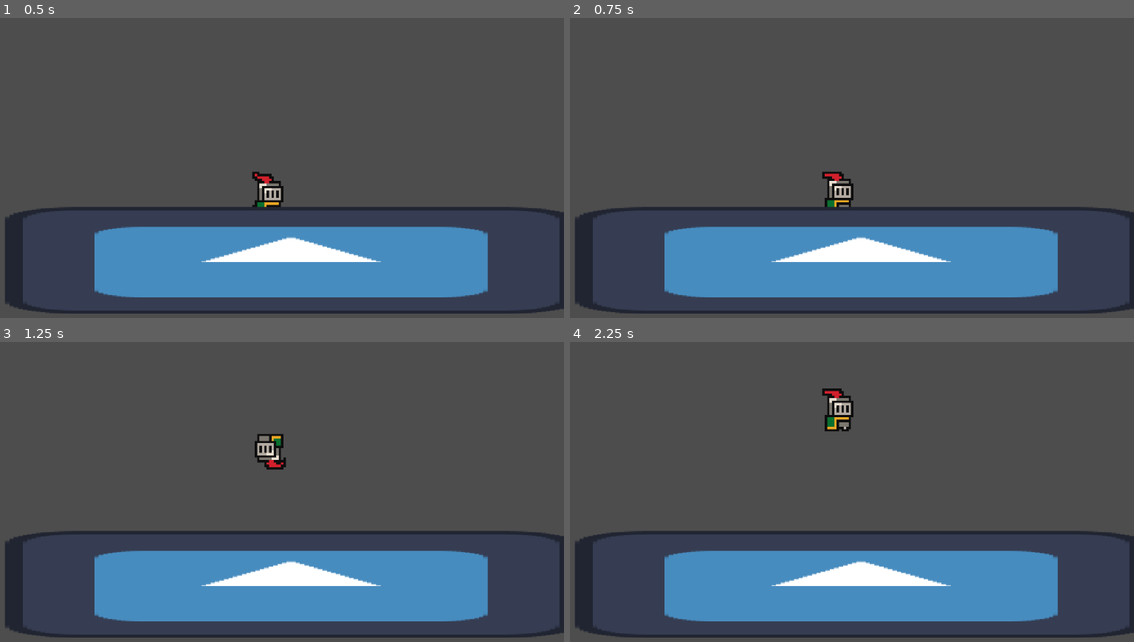
Above: before the commit, frames 1-4 (two rows, left to right).
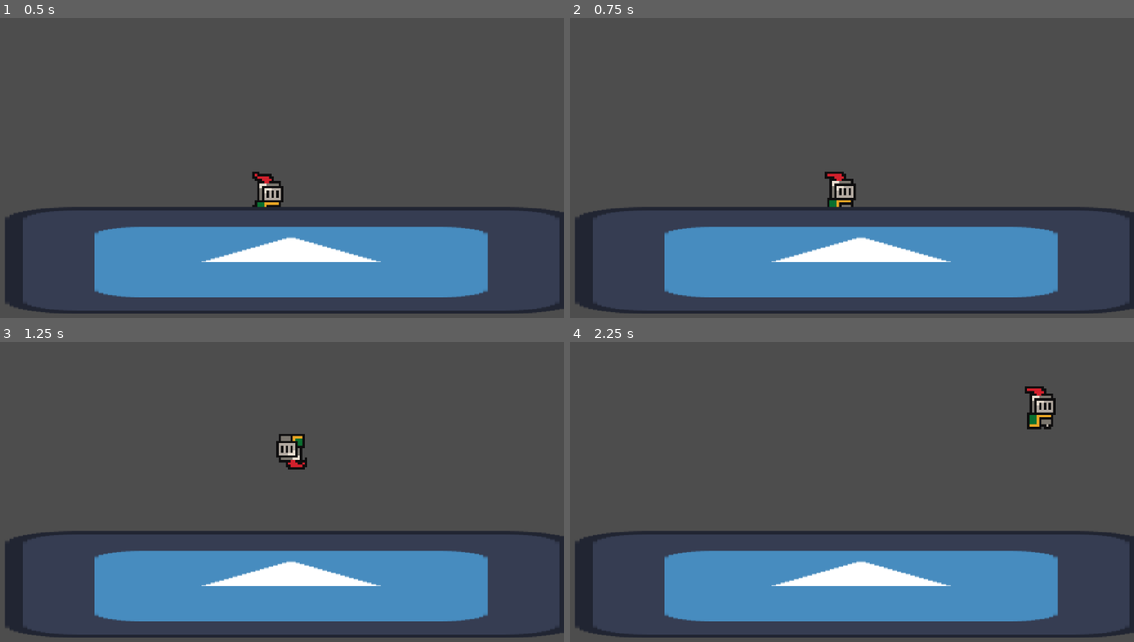
Above: after the commit, the same moments.

Repository: jible/Platform-fighter
Game: Godot game, scene res://scenes/test_scene.tscn
Two runs of this game, one before a commit and one after it. Both use one fixed random seed, a clock stepped at 60 frames per second and the inputs below. The engine's default icon, where the game draws it, is replaced by a stand-in: a white triangle on a blue panel in a dark square.
Inputs:
- Up to frame 1 (0.5 s): no input
- Up to frame 2 (0.75 s): tap Enter at 0.5 s; hold D (move_right) from 0.53 s (still down); tap E (attack) at 0.6 s
- Up to frame 3 (1.25 s): keep holding D (move_right); tap Space at 0.77 s
- Up to frame 4 (2.25 s): tap Shift at 1.35 s; tap Space at 1.52 s; release D (move_right) at 2.03 s; hold A (move_left) from 2.03 s (still down); tap E (attack) at 2.1 s

Frame 1 is identical in both runs. In frame 2, 0.3% of the frame differs, in the area x 44-51%, y 51-64%; in frame 3, 0.9%; in frame 4, 1.2%, in the area x 44-87%, y 14-30%.

Commit message:
input manager now parses keyboard inputs

Diff:
--- a/platform-fighter/characters/input_manager.gd
+++ b/platform-fighter/characters/input_manager.gd
@@ -87,13 +87,20 @@
 			)
 	elif event is InputEventKey:
 		button = keyboard_controls.get(event.keycode, null)
-		if button in [
-			"left_up",
-			"left_down",
-		]:
-			var stick_vector = Vector2.ZERO
-
-			current_controller_states[event.device].sticks[0] = stick_vector
+		var dir_keys = {
+			"left_up":Vector2.UP,
+			"left_down":Vector2.DOWN,
+			"left_left":Vector2.LEFT,
+			"left_right":Vector2.RIGHT,
+		}
+		if button in dir_keys.keys():
+			var dir_vector = dir_keys[button]
+			var stick_num = 0
+			dir_vector = dir_vector * (-1 if event.is_released() else 1)
+			dir_vector = current_controller_states[0].sticks[stick_num] + dir_vector
+			dir_vector.x = clamp(dir_vector.x, -1, 1)
+			dir_vector.y = clamp(dir_vector.y, -1, 1)
+			current_controller_states[0].sticks[stick_num] = dir_vector
 			return
 		var event_type = button_event_type.PRESSED if event.pressed else button_event_type.RELEASED
 		button_event.emit(button,event.device, event_type, Vector2.ZERO)
